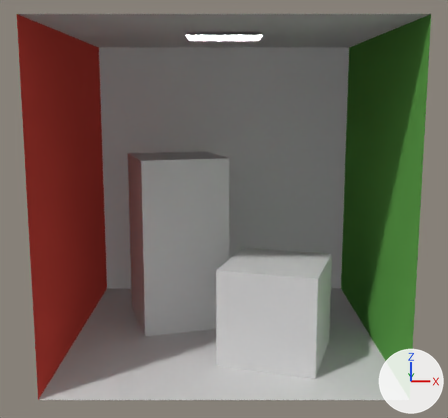
An edit to the Blender file scenes/cornell-box/cornell-box.blend, drawn before and after from the same camera.
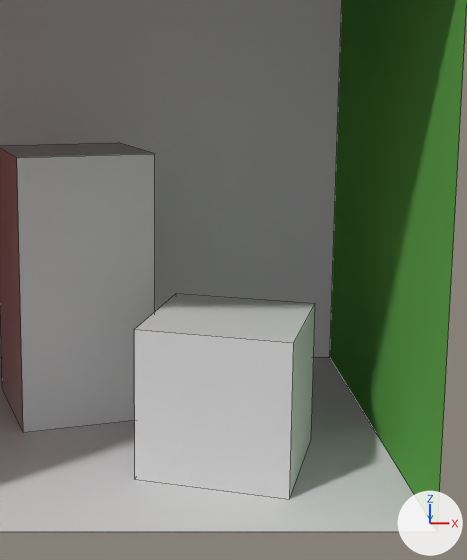
Old and new are each drawn whole from a camera (50 mm lens) standing at (0.0, -4.12, 1.6) and looking at (0.0, -0.02, 0.87) and again close up on the part from 29% to 96% of the width and 14% to 100% of the height. The lights are fixed; the arrows at lower right show +X, +Y and +Z. The close-ups show mesh edges as thin lines.

The first close-up shows 'long-cube', 'short-cube', 'walls'.
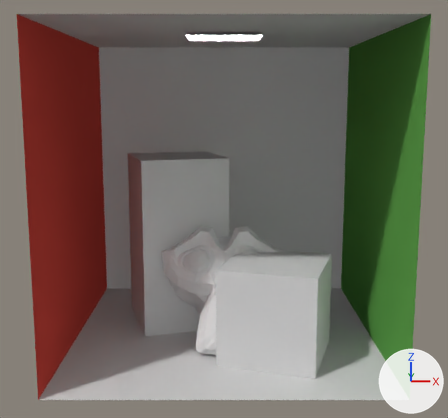
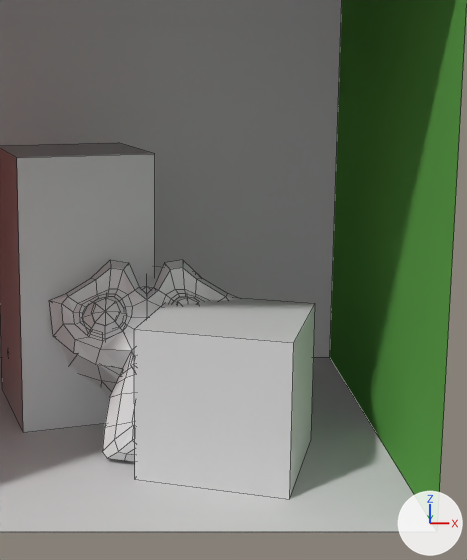
Changed parts and their boxes [x1, y1, x2, y2] in the close-ups (467 x 560 px):
'Suzanne', added: after [49, 260, 237, 462]

The change, as a diff of the scene's bpy script:
```diff
--- a/scenes/cornell-box/cornell-box.blend.py
+++ b/scenes/cornell-box/cornell-box.blend.py
@@ mat_color_grid @@
+mat_color_grid = diffuse_material('color-grid')
+mat_color_grid.base_color = (0.8, 0.8, 0.8)  # white #e7e7e7
@@ me_suzanne @@
+me_suzanne.from_pydata(...)  # 507 vertices, 500 faces; spans x -1.37..1.37, y -0.85..0.85, z -0.98..0.98
+me_suzanne.materials.append(mat_color_grid)  # white #e7e7e7
@@ ob_suzanne @@
+ob_suzanne = bpy.data.objects.new('Suzanne', me_suzanne)
+ob_suzanne.location = (0.0, 0.052, 0.252)
+ob_suzanne.rotation_euler = (-0.604, 0.0, 0.0)  # degrees (-35, 0, 0)
+ob_suzanne.scale = (0.484, 0.484, 0.484)
```
